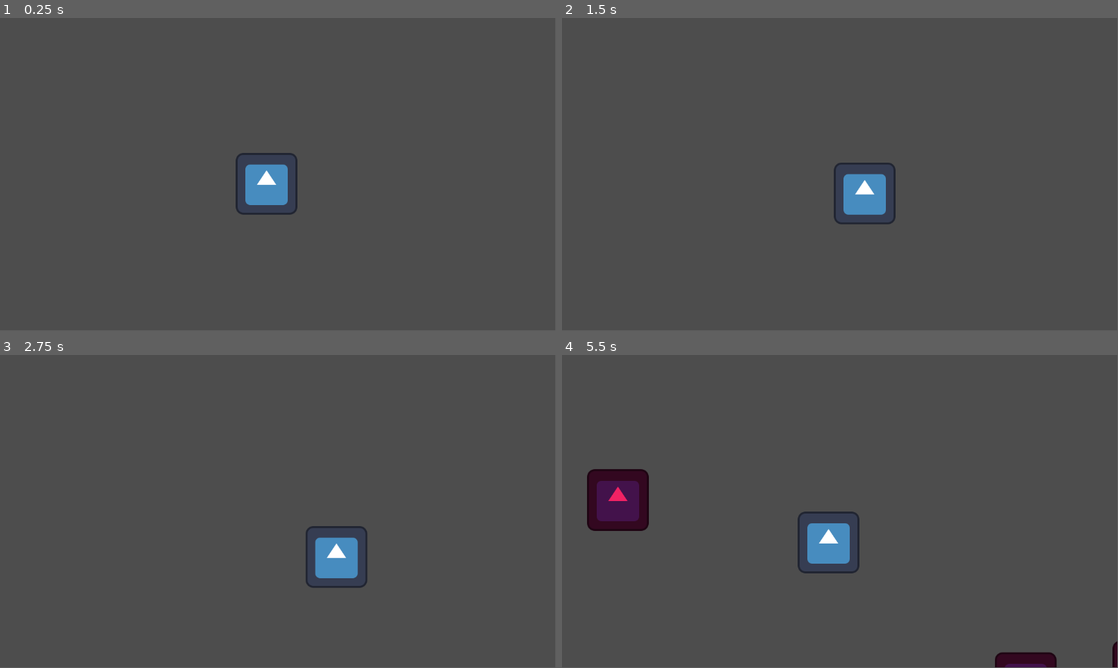
Above: before the commit, frames 1-4 (two rows, left to right).
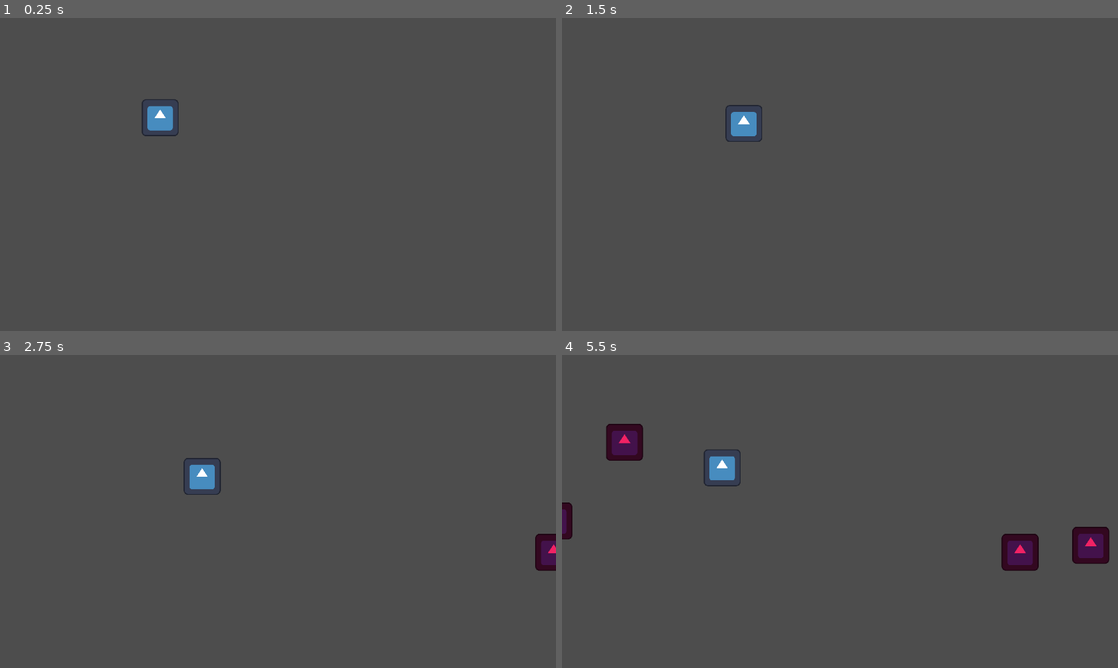
Above: after the commit, the same moments.

Repository: ForlornU/Fishy-example-game
Game: Godot game, scene res://Scenes/MainScene.tscn
Same seed, same stepped clock (60 frames per second), same inputs: the game is played once before the commit and once after it. The engine's default icon, where the game draws it, is replaced by a stand-in: a white triangle on a blue panel in a dark square.
Inputs:
- Up to frame 1 (0.25 s): no input
- Up to frame 2 (1.5 s): tap Enter at 0.5 s; hold Right (move_right) 0.53-1.28 s; hold Down (move_down) from 1.28 s (still down)
- Up to frame 3 (2.75 s): release Down (move_down) at 2.03 s; hold Right (move_right) from 2.03 s (still down)
- Up to frame 4 (5.5 s): release Right (move_right) at 2.78 s; hold Up (move_up) 2.78-3.53 s; hold Left (move_left) 3.53-5.03 s; hold Down (move_down) from 5.03 s (still down)
In our replay, the window is 799x449 before the commit and 800x450 after it. These sizes can differ from the game's own. Grey fills any space a smaller window leaves; there, only what the larger window draws over its background counts as a difference.

The runs differ from the first frame. In frame 1, 1.7% of the frame differs, in the area x 25-54%, y 26-63%; in frame 2, 1.7%; in frame 3, 2.2%; in frame 4, 7.0%, in the area x 0-100%, y 22-100%.

Commit message:
resize basic

Diff:
--- a/Script/FishSpawner.gd
+++ b/Script/FishSpawner.gd
@@ -2,8 +2,6 @@
 
 const ENEMY_FISH = preload("res://Assets/EnemyFish.tscn")
 var max_fish_count = 10
-var startposleft = -300
-var startposright = 1500
 var spawn_rate = 1
 
 func spawn_fish():
@@ -24,10 +22,10 @@
 	var start_position : Vector2
 	#randomize x
 	if(random_side == 0):
-		start_position.x = startposleft
+		start_position.x = -200
 		fish.direction = Vector2(1,0)
 	else:
-		start_position.x = startposright
+		start_position.x = 1920 + 200
 		fish.direction = Vector2(-1,0)
 
 	fish.move_speed = 2
--- a/project.godot
+++ b/project.godot
@@ -17,9 +17,9 @@
 
 [display]
 
-window/size/resizable=false
-window/stretch/aspect="keep_width"
-window/stretch/scale_mode="integer"
+window/size/viewport_width=1920
+window/size/viewport_height=1080
+window/stretch/mode="viewport"
 
 [dotnet]
 
